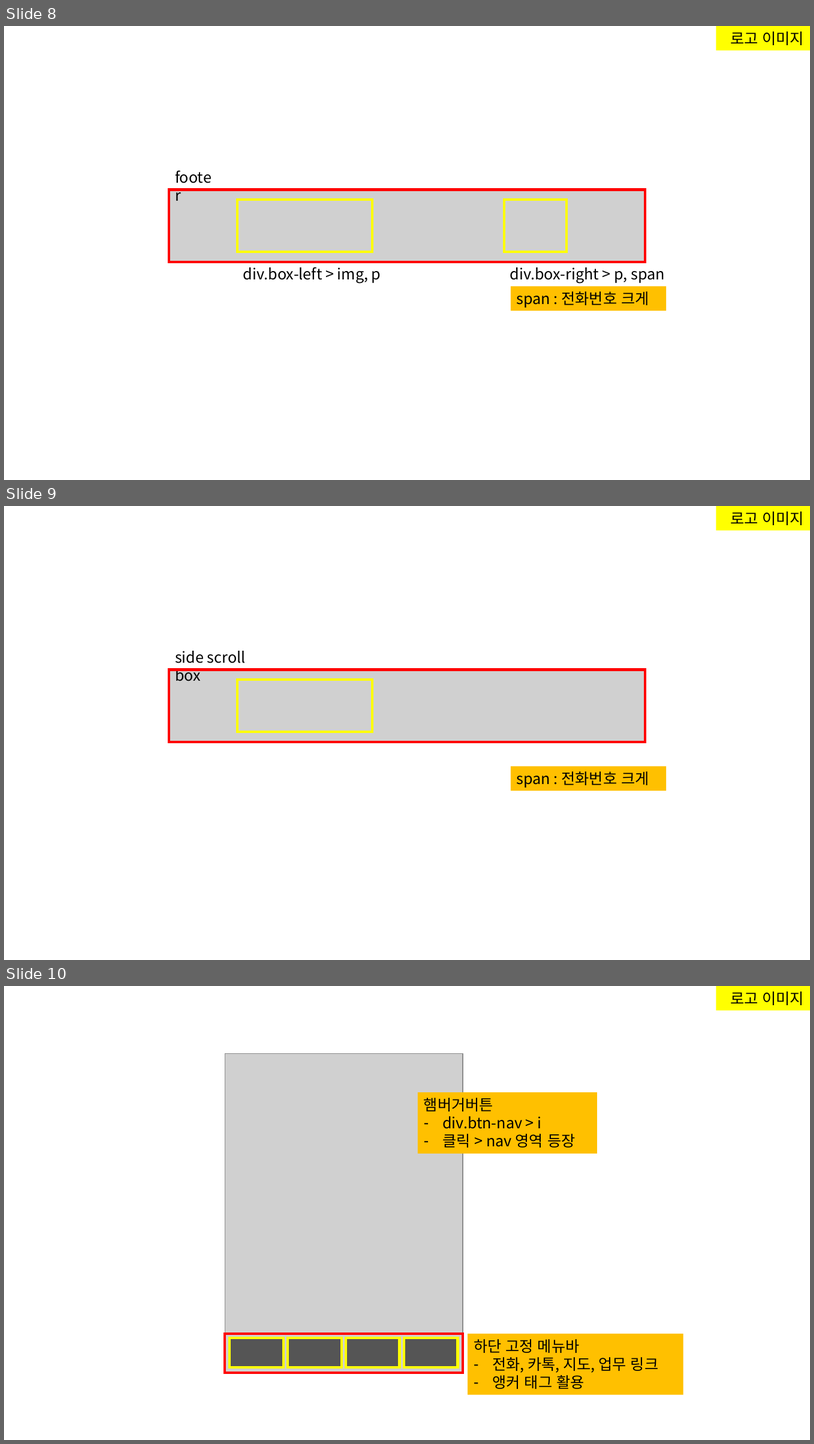
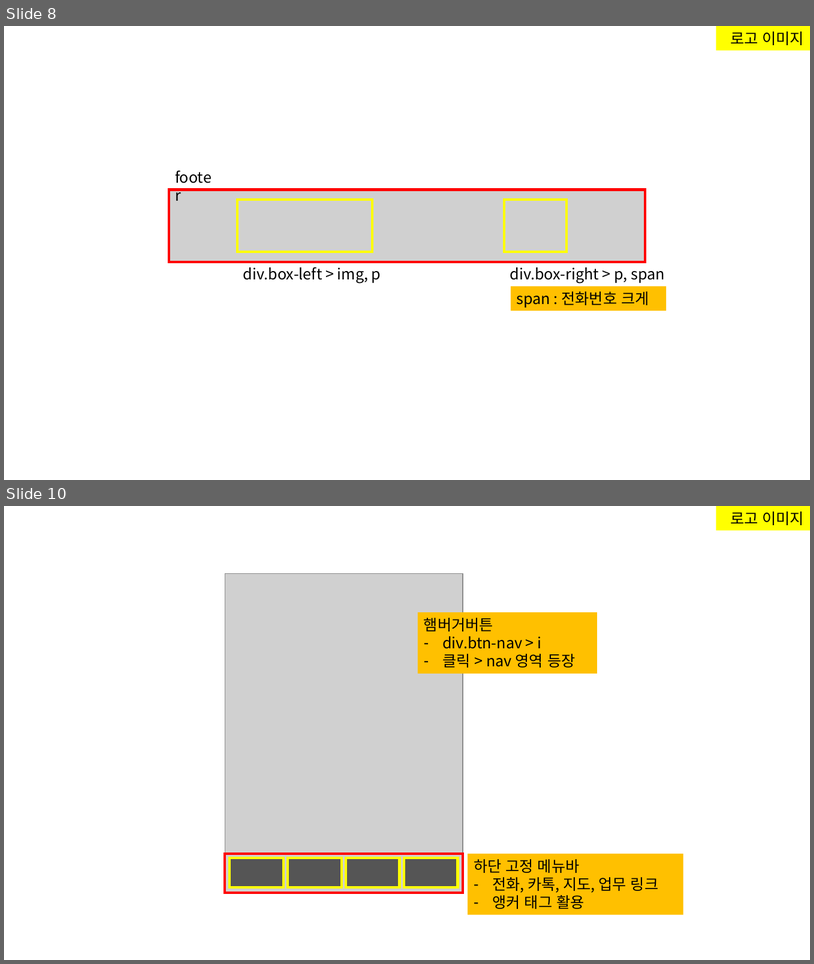
Before and after one commit to kim-yeny/project-lawfirm, a slide deck: [참고] lawfirm/(노트) lawfirm.pptx. Shown one above the other, each under a label of ours: slides 8, 9 and 10 before the commit, slides 8 and 10 after it; the slides between them are not shown. The pictures are 814x1444 and 814x964 pixels, drawn with LibreOffice and Linux fonts; fonts in the diff are those of the drawing; grey boxes stand for pictures. Boxes give left, top, right and bottom in pixels: in the first picture for what was removed or moved away, otherwise in the second. Text is boxed around its words. In the diff, an @@ line names an element or a change of style, - is before the commit and + after.

```diff
--- a/[참고] lawfirm/(노트) lawfirm.pptx
+++ b/[참고] lawfirm/(노트) lawfirm.pptx
@@ slide 9 removed at [4,506,810,960], background #FFFFFF @@
@@ rectangle removed at [717,506,810,530] @@
-로고 이미지
@@ text removed at [175,651,246,681] @@
-side scroll box
@@ picture removed at [169,669,645,742] @@
@@ rectangle removed at [169,669,645,741] @@
@@ rectangle removed at [237,679,373,732] @@
@@ rectangle removed at [511,766,666,790] @@
-span : 전화번호 크게
```
Also in this commit, not shown: 1 slide changed, 1 slide added, 10 other files.
